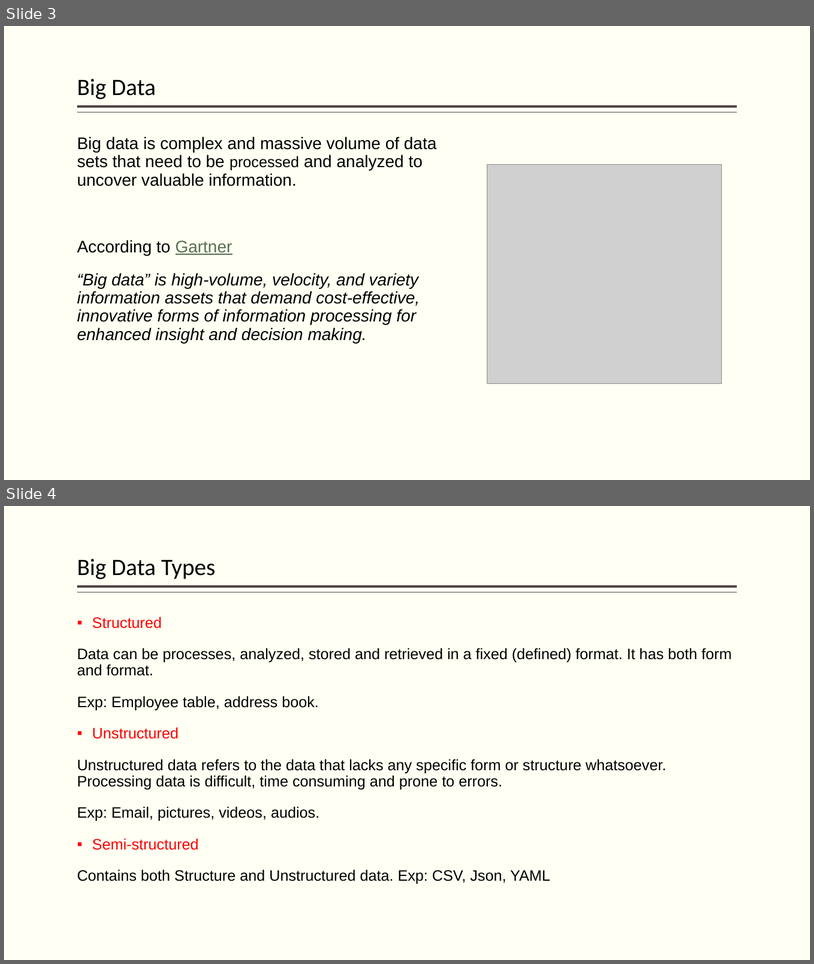
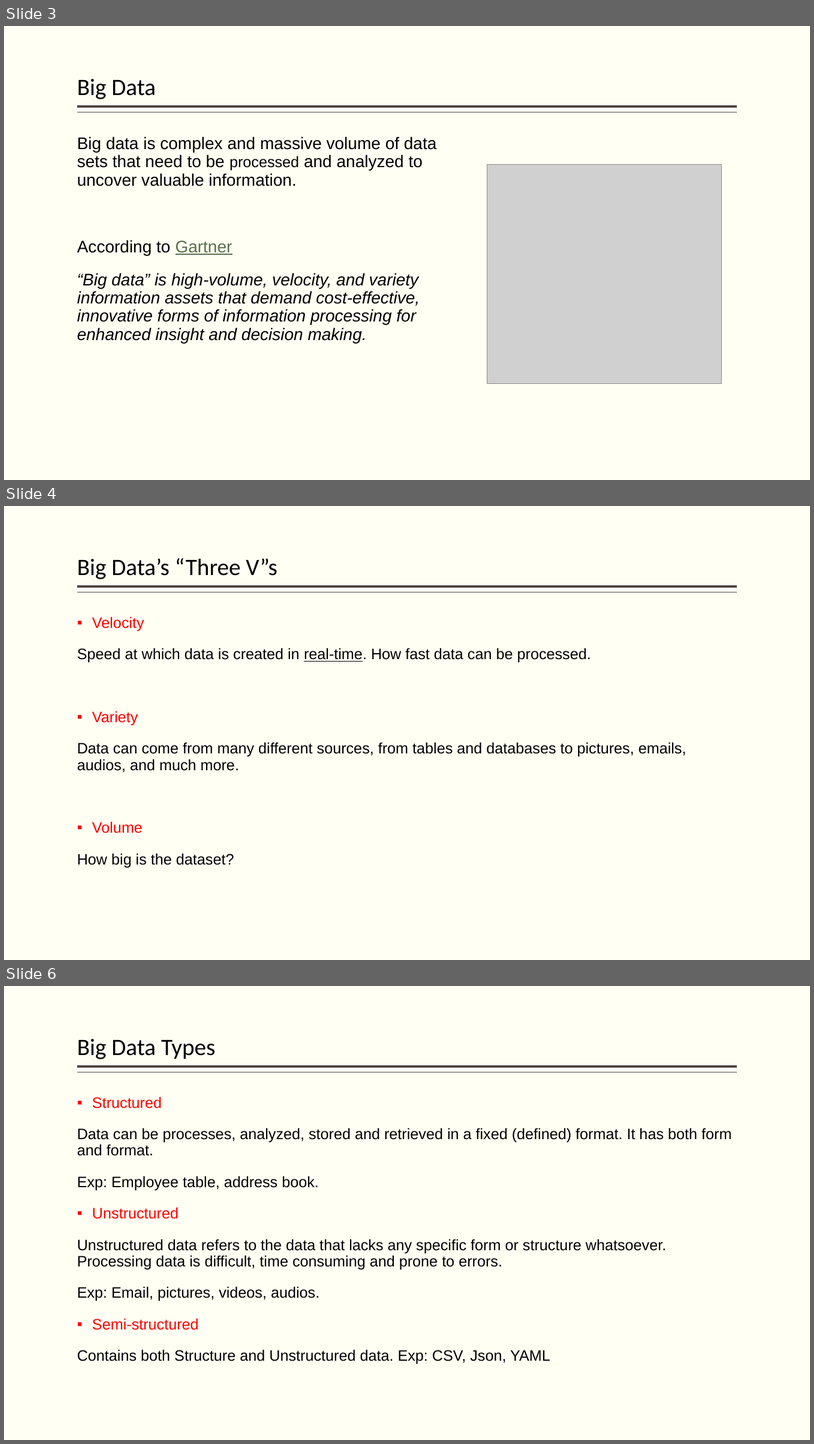
Before and after one commit to hpccsystems-solutions-lab/NCF-2021, a slide deck: BigData-ECL-NCF-2021.pptx. Shown one above the other, each under a label of ours: slides 3 and 4 before the commit, slides 3, 4 and 6 after it; the slides between them are not shown. The pictures are 814x964 and 814x1444 pixels, drawn with LibreOffice and Linux fonts; fonts in the diff are those of the drawing; grey boxes stand for pictures. Boxes give left, top, right and bottom in pixels: in the first picture for what was removed or moved away, otherwise in the second. Text is boxed around its words. In the diff, an @@ line names an element or a change of style, - is before the commit and + after.

```diff
--- a/BigData-ECL-NCF-2021.pptx
+++ b/BigData-ECL-NCF-2021.pptx
@@ slide 4 added at bbox=[4, 506, 810, 960], background #FFFFF3; not listed: 2 template elements that a slide beside it also shows @@
@@ title added at bbox=[77, 558, 277, 579], 28 pt, text #000000 @@
+Big Data’s “Three V”s
@@ text added at bbox=[77, 616, 687, 868], 18 pt, text #000000 @@
+▪ Velocity
+Speed at which data is created in real-time. How fast data can be processed.
+▪ Variety
+Data can come from many different sources, from tables and databases to pictures, emails, audios, and much more.
+▪ Volume
+How big is the dataset?
@@ what was slide 4 is now slide 6 @@
```
Also in this commit, not shown: 3 other slides added.
